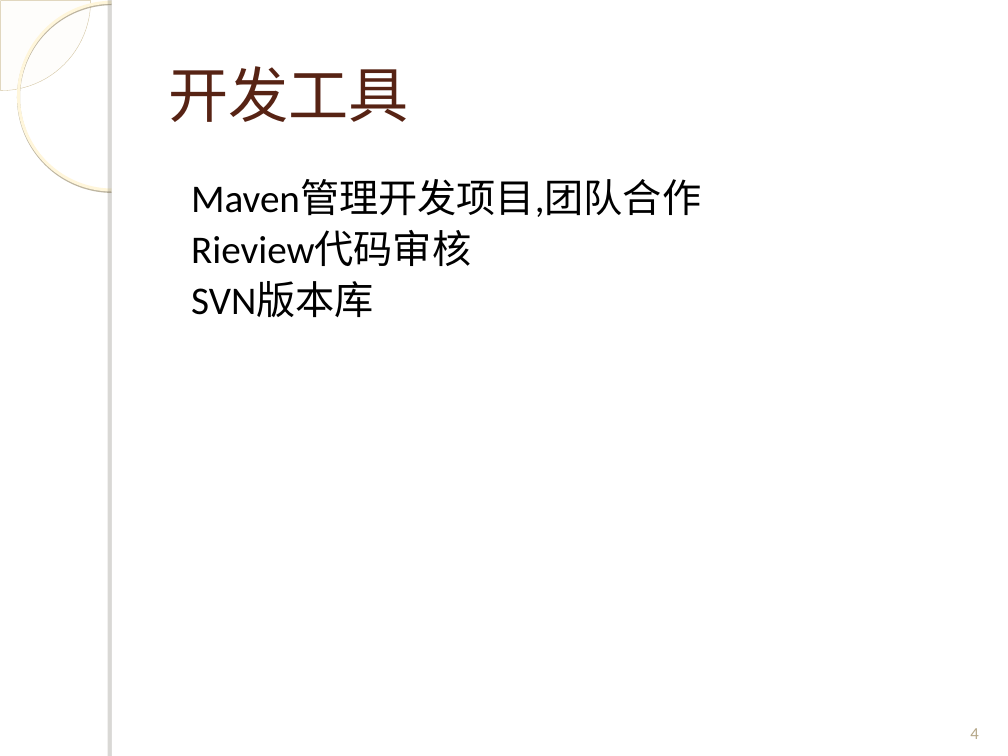
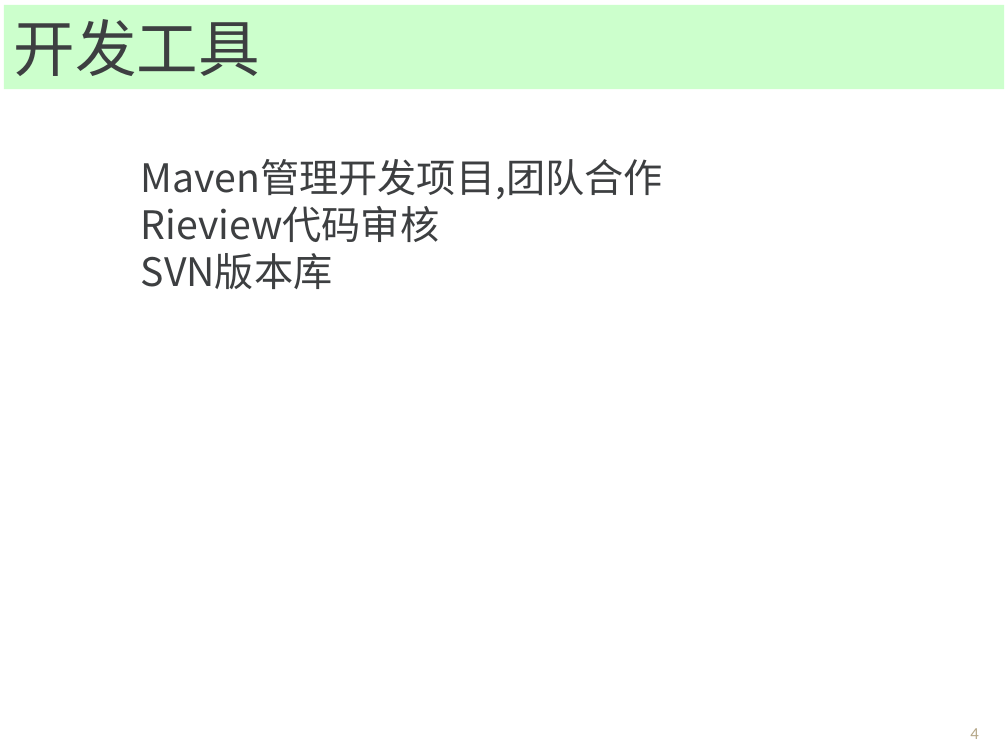
Before and after one commit to Spectrumleeee/Works, a slide deck: slide 4 of document/转正答辩_云平台部_黎光谱.ppt. Drawn at 1008x756 pixels with LibreOffice and Linux fonts; fonts in the diff are those of the drawing; background and template pictures are left out. Boxes give left, top, right and bottom in pixels: in the first picture for what was removed or moved away, otherwise in the second. Text is boxed around its words. In the diff, an @@ line names an element or a change of style, - is before the commit and + after.

```diff
--- a/document/转正答辩_云平台部_黎光谱.ppt
+++ b/document/转正答辩_云平台部_黎光谱.ppt
@@ freeform shape removed at [0,0,90,90] @@
@@ rectangle "开发工具": place and size @@
-rectangle "开发工具" at [168,66,409,122]
+rectangle "开发工具" at [4,5,1004,90]
@@ rectangle "开发工具" at [4,5,1004,90]: size 43 to 44 pt, font Calibri to Arial, text colour #572314 to #3D3F41; vertical alignment middle to top; fill none to #CCFFCC @@
@@ ellipse removed at [18,2,206,190] @@
@@ rectangle removed at [112,0,1008,756] @@
@@ rectangle removed at [112,0,120,756] @@
@@ text "Maven管理开发项目,团队合作": place and size @@
-text "Maven管理开发项目,团队合作" at [191,179,701,317]
+text "Maven管理开发项目,团队合作" at [141,159,663,289]
@@ text "Maven管理开发项目,团队合作" at [141,159,663,289]: font Calibri to Noto Sans CJK SC, text colour #000000 to #3D3F41; indent changed; line spacing 0.9 to 1; less space between paragraphs @@
```
Also in this commit, not shown: 12 other slides changed, 1 slide added, 1 slide removed.
